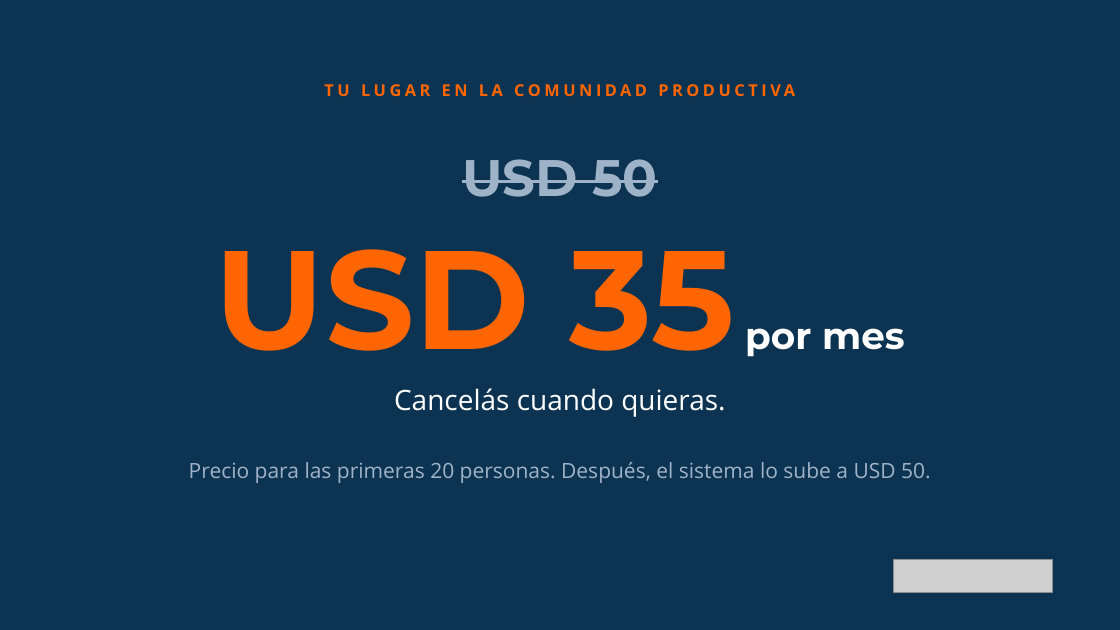
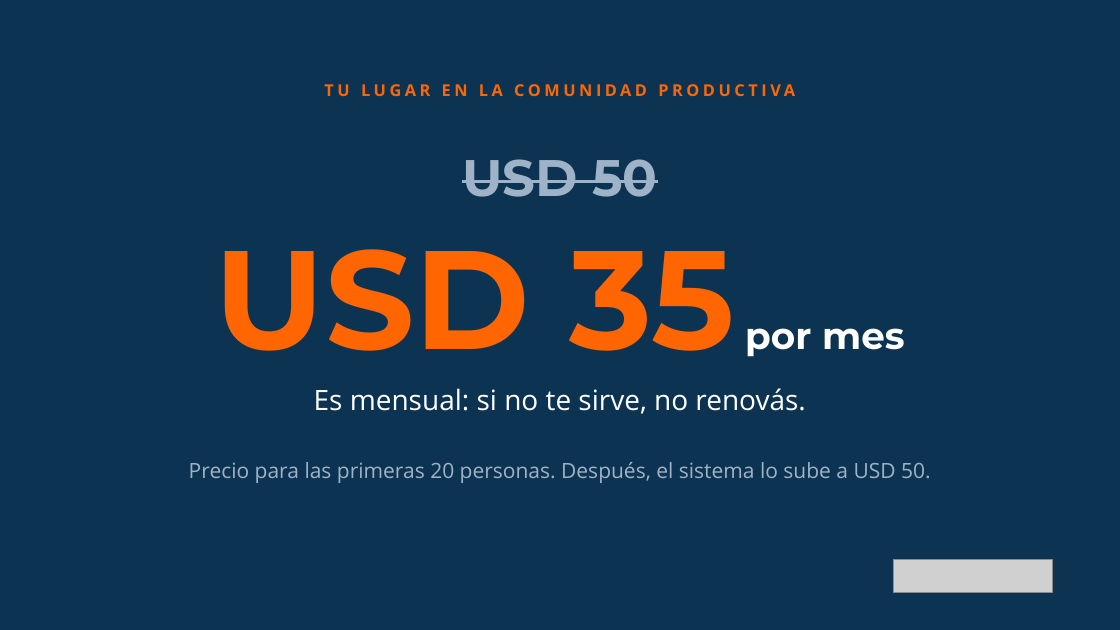
Before and after one commit to rolandopaypal9823/detodo, a slide deck: slide 14 of landing-siempre-on/masterclass-27-octubre/pitch-comunidad-productiva.pptx (slide 9 before the commit). Drawn at 1120x630 pixels with LibreOffice and Linux fonts; fonts in the diff are those of the drawing; grey boxes stand for pictures. Boxes give left, top, right and bottom in pixels: in the first picture for what was removed or moved away, otherwise in the second. Text is boxed around its words. In the diff, an @@ line names an element or a change of style, - is before the commit and + after.

```diff
--- a/landing-siempre-on/masterclass-27-octubre/pitch-comunidad-productiva.pptx
+++ b/landing-siempre-on/masterclass-27-octubre/pitch-comunidad-productiva.pptx
@@ text at [314, 388, 805, 414]: text changed @@
-Cancelás cuando quieras.
+Es mensual: si no te sirve, no renovás.
```
Also in this commit, not shown: 6 other slides changed, 8 slides added, 5 slides removed.
